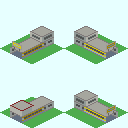
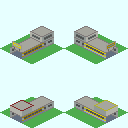
Two versions of the same layered image (128×128). Layer-by-layer changes:
painted on "Subway_Station_Gateway_Single_S.png" over [74, 90, 118, 116]
